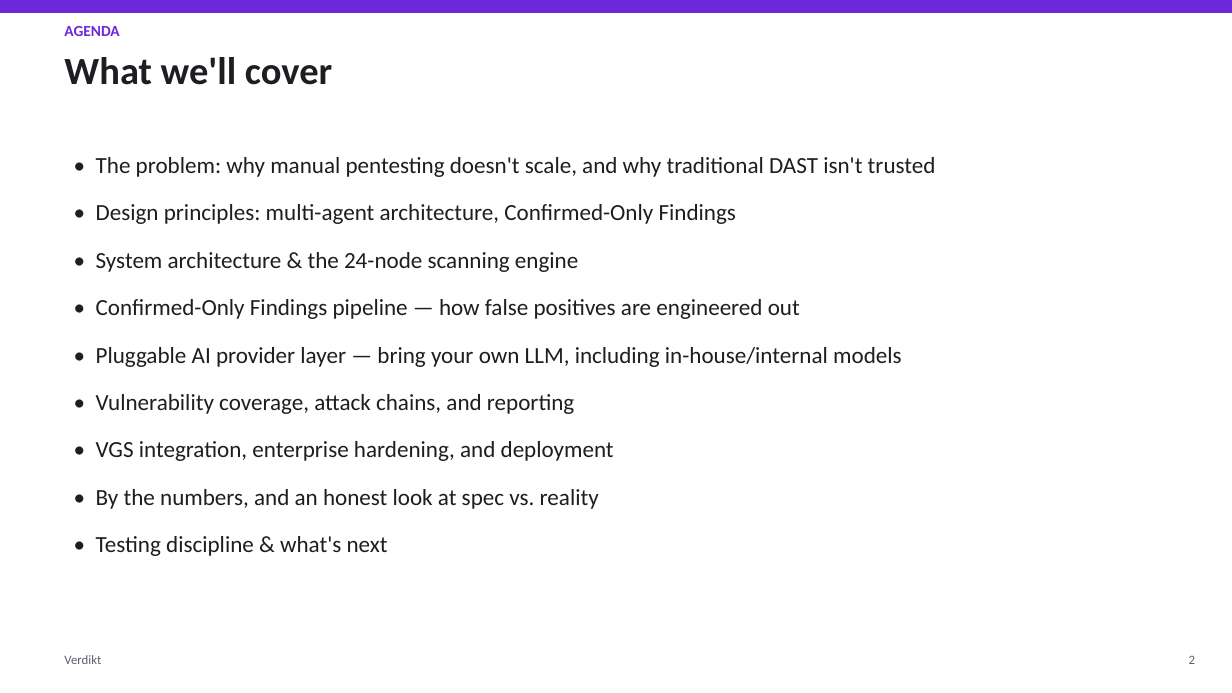
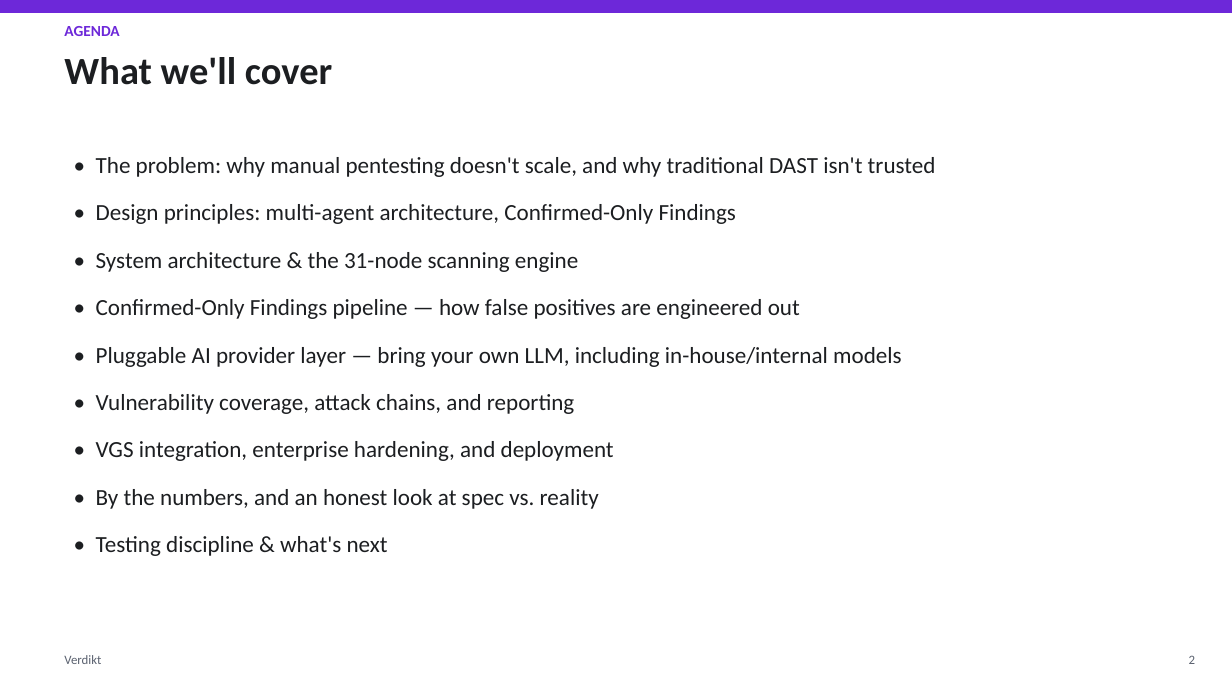
Before and after one commit to mudigondabhanu85/verdikt, a slide deck: slide 2 of docs/architecture-overview/Verdikt_Presentation.pptx. Drawn at 1232x693 pixels with LibreOffice and Linux fonts; fonts in the diff are those of the drawing. Boxes give left, top, right and bottom in pixels: in the first picture for what was removed or moved away, otherwise in the second. Text is boxed around its words. In the diff, an @@ line names an element or a change of style, - is before the commit and + after.

```diff
--- a/docs/architecture-overview/Verdikt_Presentation.pptx
+++ b/docs/architecture-overview/Verdikt_Presentation.pptx
@@ text at box(96, 252, 578, 272): text changed @@
-• System architecture & the 24-node scanning engine
+• System architecture & the 31-node scanning engine
```
Also in this commit, not shown: 11 other slides changed, 13 other files.
